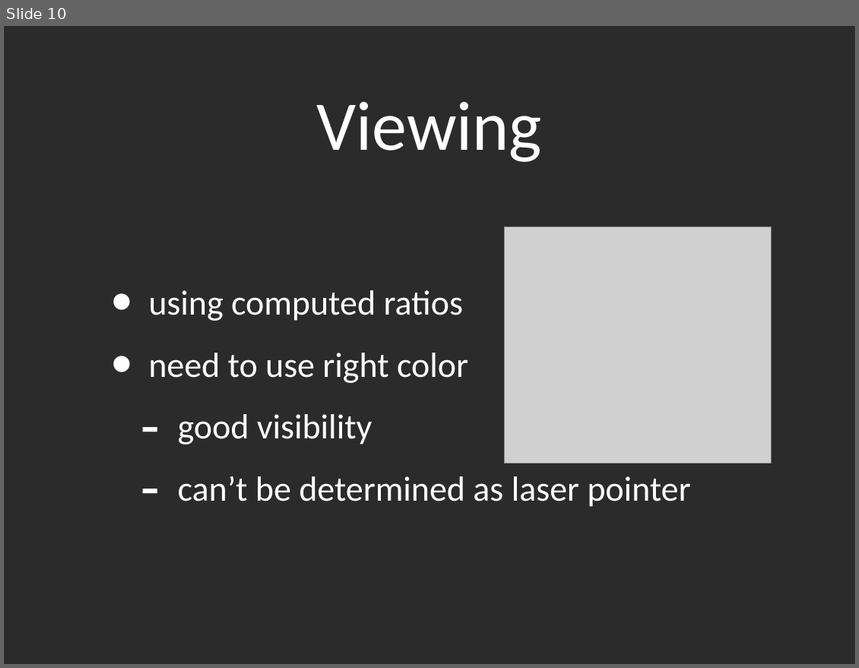
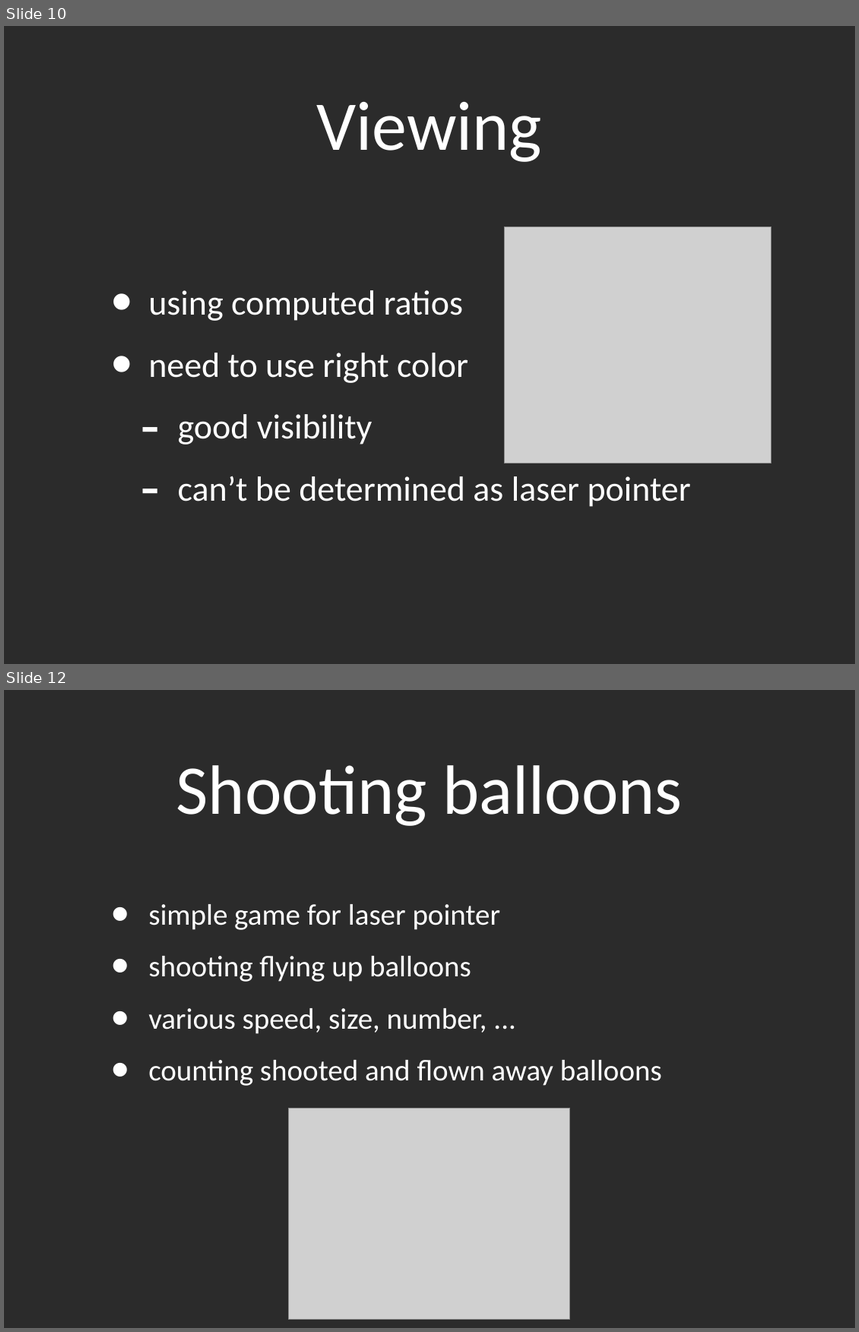
Before and after one commit to xtompok/zpracovaniobrazu, a slide deck: doc/Presentation.ppt. Shown one above the other, each under a label of ours: slide 10 before the commit, slides 10 and 12 after it; the slides between them are not shown. The pictures are 859x668 and 859x1332 pixels, drawn with LibreOffice and Linux fonts; fonts in the diff are those of the drawing; grey boxes stand for pictures; background and template pictures are left out; a plain dark background stands for a picture behind light text. Boxes give left, top, right and bottom in pixels: in the first picture for what was removed or moved away, otherwise in the second. Text is boxed around its words. In the diff, an @@ line names an element or a change of style, - is before the commit and + after.

```diff
--- a/doc/Presentation.ppt
+++ b/doc/Presentation.ppt
@@ slide 12 added at (4,690,855,1328), background picture (left out) @@
@@ title added at (177,765,682,826), 84 pt, text #FFFFFF @@
+Shooting balloons
@@ text added at (148,904,662,1086), 35.7 pt, text #FFFFFF @@
+• simple game for laser pointer
+• shooting flying up balloons
+• various speed, size, number, ...
+• counting shooted and flown away balloons
@@ picture added at (288,1109,570,1320) @@
```
Also in this commit, not shown: 2 slides changed, 3 other slides added, 1 slide removed, 39 other files.
